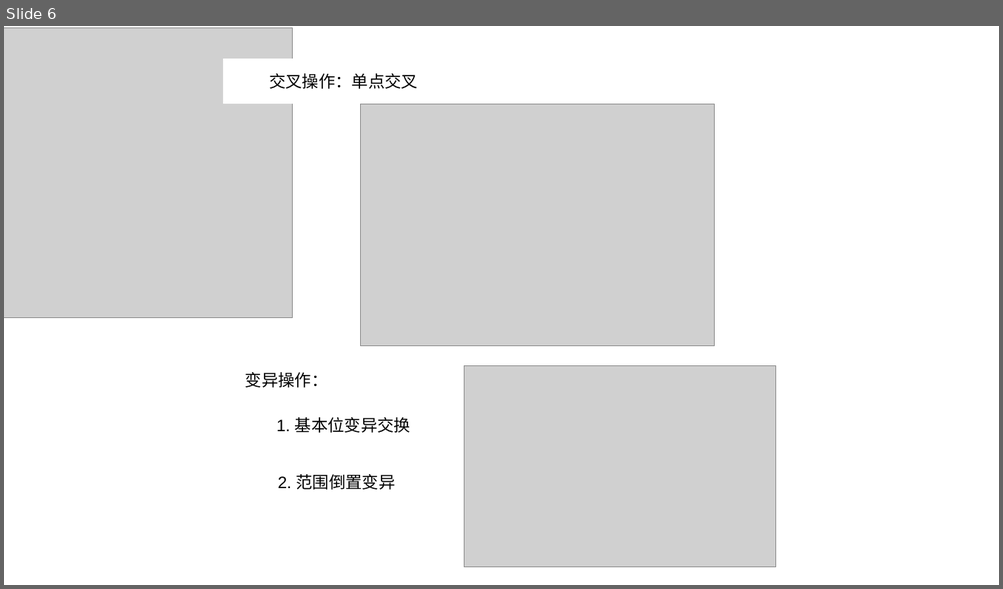
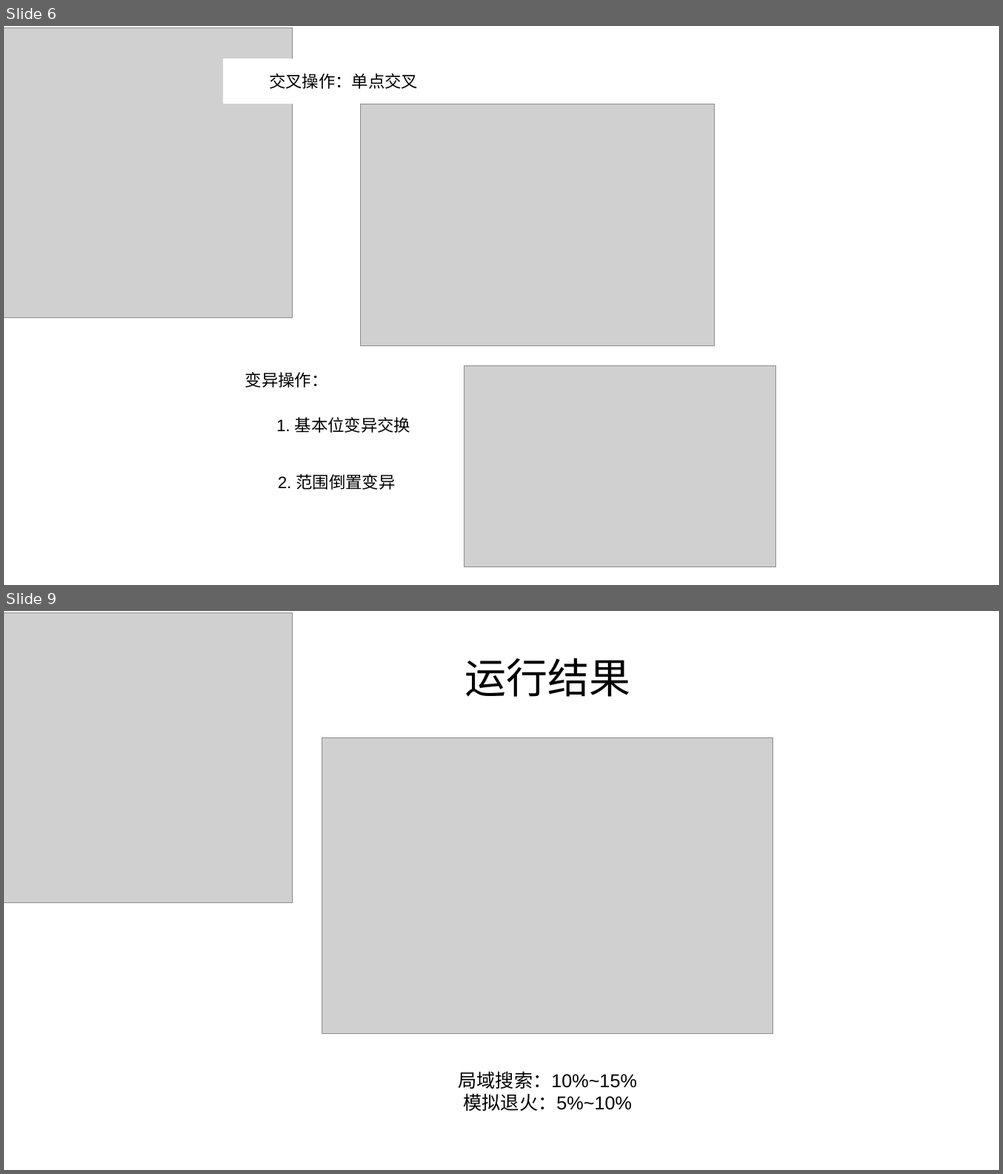
Before and after one commit to SYSU532/artificial-intelligence, a slide deck: AI展示.pptx. Shown one above the other, each under a label of ours: slide 6 before the commit, slides 6 and 9 after it; the slides between them are not shown. The pictures are 1003x589 and 1003x1174 pixels, drawn with LibreOffice and Linux fonts; fonts in the diff are those of the drawing; grey boxes stand for pictures. Boxes give left, top, right and bottom in pixels: in the first picture for what was removed or moved away, otherwise in the second. Text is boxed around its words. In the diff, an @@ line names an element or a change of style, - is before the commit and + after.

```diff
--- a/AI展示.pptx
+++ b/AI展示.pptx
@@ slide 9 added at (4,611,999,1170), background #FFFFFF @@
@@ picture added at (4,613,293,903) @@
@@ text added at (464,658,630,697), 40 pt, text #000000 @@
+运行结果
@@ picture added at (322,738,772,1034) @@
@@ text added at (458,1071,637,1111), 18 pt, text #000000 @@
+局域搜索：10%~15%
+模拟退火：5%~10%
```
Also in this commit, not shown: 2 other slides added.
